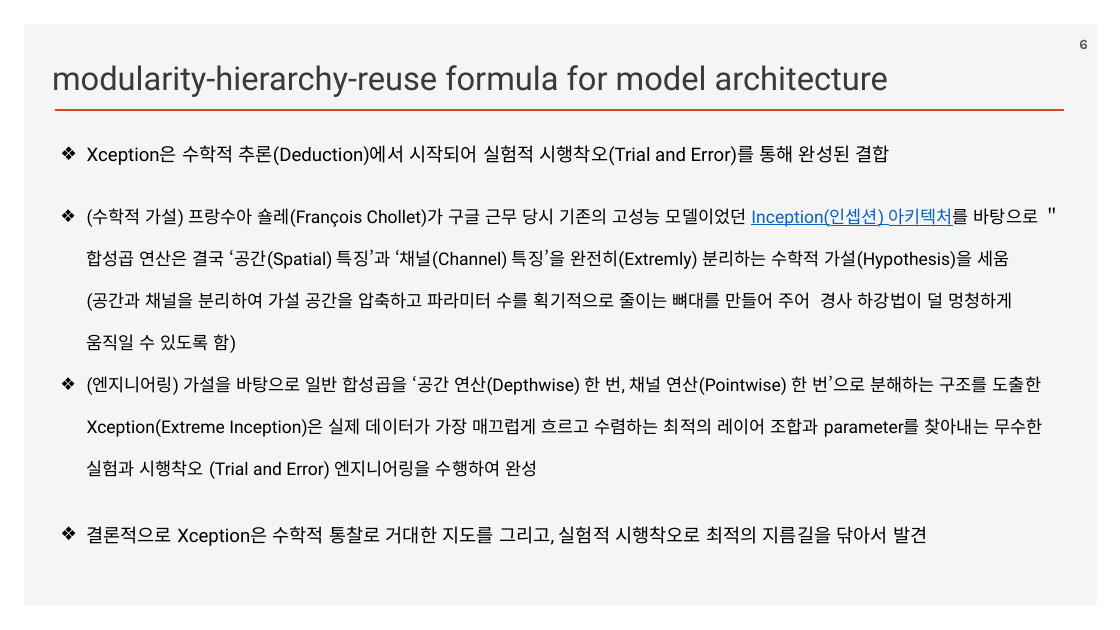
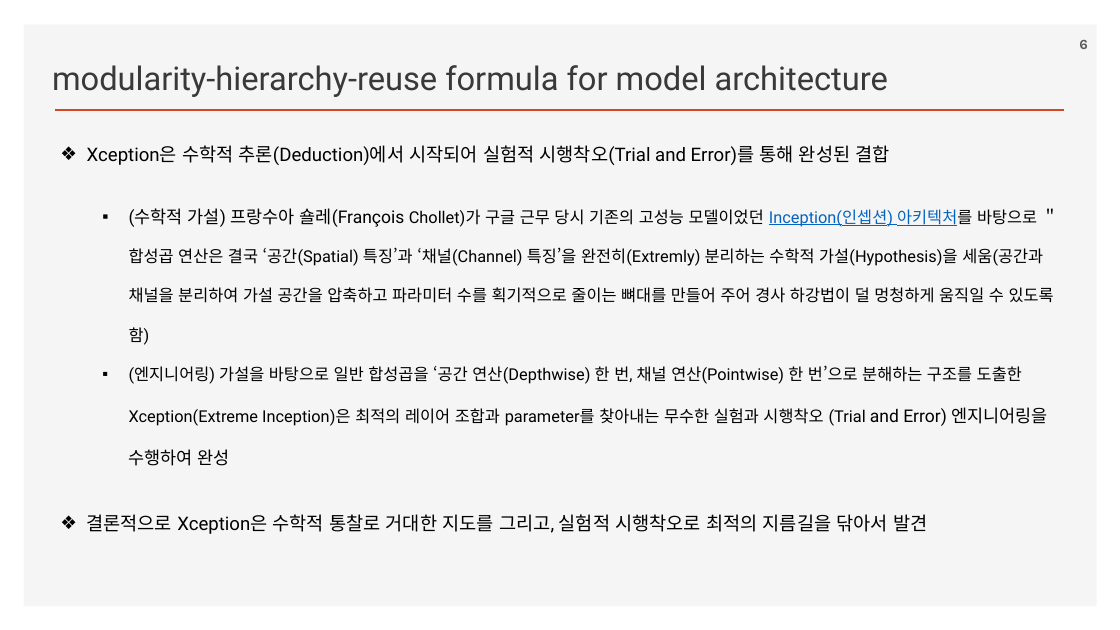
Before and after one commit to ancestor9/2026_Fall_Deep-Learning-with-Python, a slide deck: slide 6 of Chapter 09 ConvNet architecture patterns.pptx. Drawn at 1120x630 pixels with LibreOffice and Linux fonts; fonts in the diff are those of the drawing; background and template pictures are left out. Boxes give left, top, right and bottom in pixels: in the first picture for what was removed or moved away, otherwise in the second. Text is boxed around its words. In the diff, an @@ line names an element or a change of style, - is before the commit and + after.

```diff
--- a/Chapter 09 ConvNet architecture patterns.pptx
+++ b/Chapter 09 ConvNet architecture patterns.pptx
@@ text at (129,208,1054,345): size 15 to 14 pt in "Chollet)가 구글 근무 당시 기존의 고성능 모델이었던 ..."; bullet ❖ to ▪; list level 1 to 2 in "(수학적 가설) 프랑수아 숄레(François Chollet)가 ..." @@
@@ text at (129,365,1048,466): text changed; size 15 to 14 pt @@
-❖ (엔지니어링) 가설을 바탕으로 일반 합성곱을 ‘공간 연산(Depthwise) 한 번, 채널 연산(Pointwise) 한 번’으로 분해하는 구조를 도출한 Xception(Extreme Inception)은 실제 데이터가 가장 매끄럽게 흐르고 수렴하는 최적의 레이어 조합과 parameter를 찾아내는 무수한 실험과 시행착오 (Trial and Error) 엔지니어링을 수행하여 완성
+  ▪ (엔지니어링) 가설을 바탕으로 일반 합성곱을 ‘공간 연산(Depthwise) 한 번, 채널 연산(Pointwise) 한 번’으로 분해하는 구조를 도출한 Xception(Extreme Inception)은 최적의 레이어 조합과 parameter를 찾아내는 무수한 실험과 시행착오 (Trial and Error) 엔지니어링을 수행하여 완성
```
Also in this commit, not shown: 12 other slides changed.
